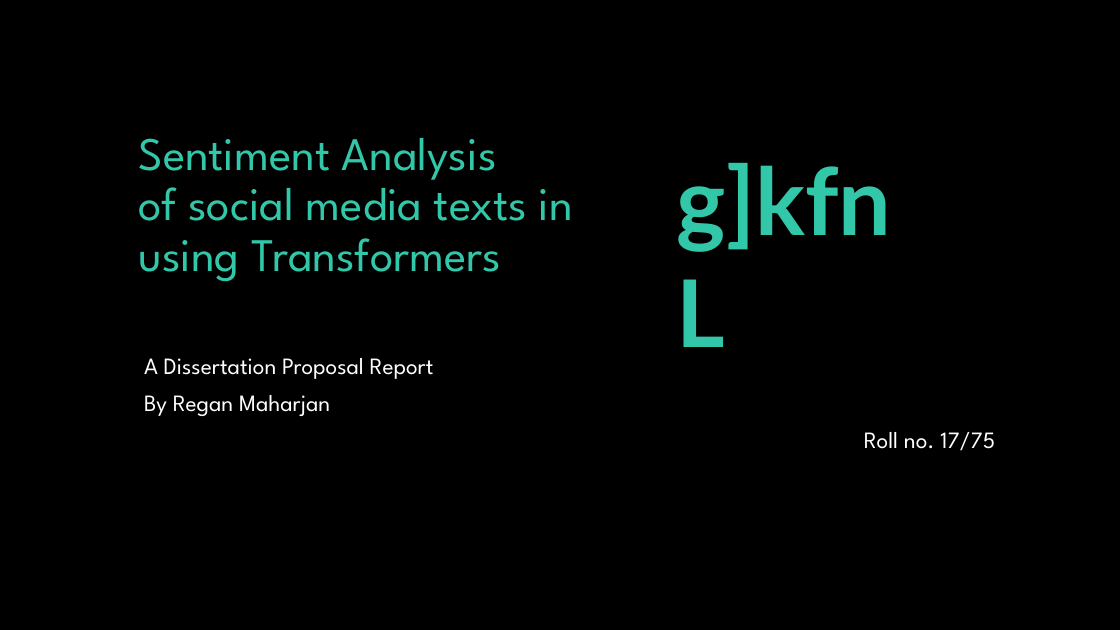
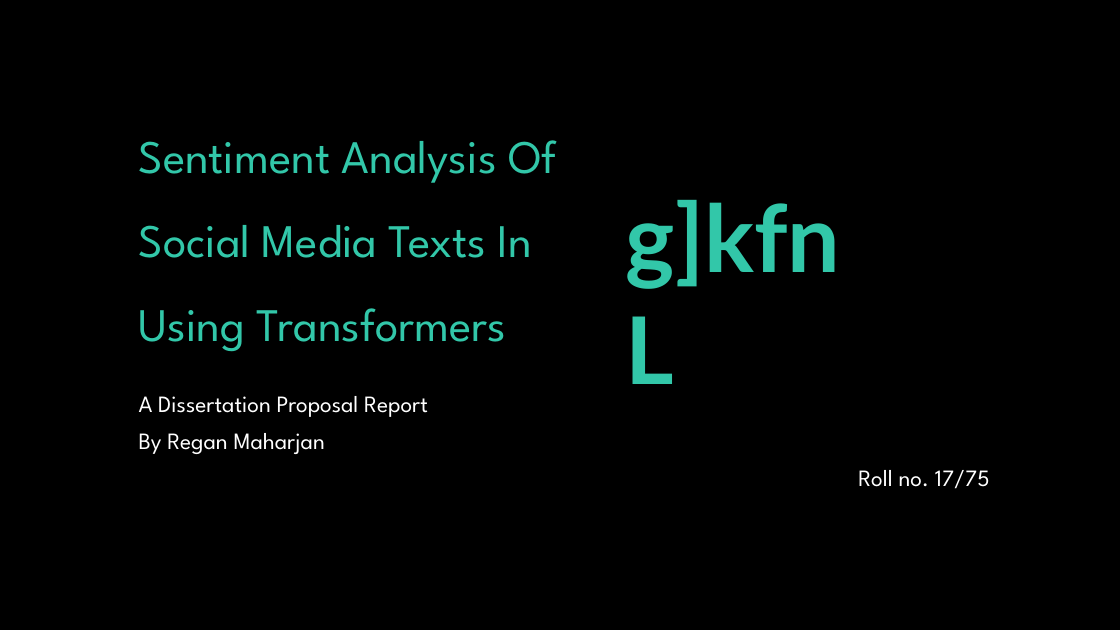
Before and after one commit to RayGone/Thesis, a slide deck: slide 1 of Proposal Defense Presentation.pptx. Drawn at 1120x630 pixels with LibreOffice and Linux fonts; fonts in the diff are those of the drawing; background and template pictures are left out. Boxes give left, top, right and bottom in pixels: in the first picture for what was removed or moved away, otherwise in the second. Text is boxed around its words. In the diff, an @@ line names an element or a change of style, - is before the commit and + after.

Commit message:
Proposal: presentation-draft1

```diff
--- a/Proposal Defense Presentation.pptx
+++ b/Proposal Defense Presentation.pptx
@@ title at (139, 140, 557, 352): text changed @@
-Sentiment Analysis
-of social media texts in
-using Transformers
+Sentiment Analysis Of
+Social Media Texts In
+Using Transformers
@@ text "g]kfnL": place and size @@
-text "g]kfnL" at (677, 163, 891, 252)
+text "g]kfnL" at (626, 200, 840, 289)
@@ subtitle "A Dissertation Proposal Report": place and size @@
-subtitle "A Dissertation Proposal Report" at (144, 358, 995, 451)
+subtitle "A Dissertation Proposal Report" at (139, 396, 990, 489)
```
Also in this commit, not shown: 5 other slides changed, 13 slides added, 3 slides removed.
